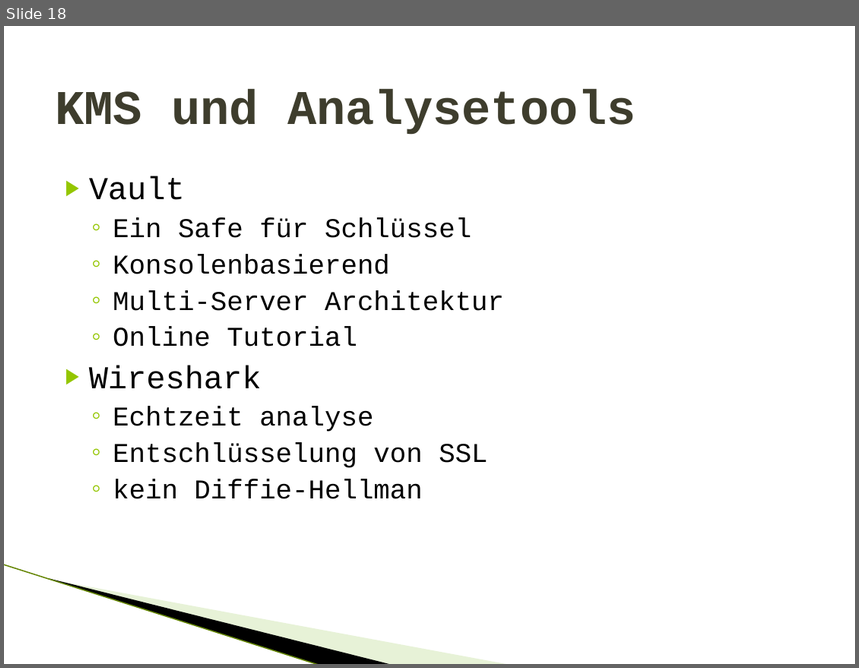
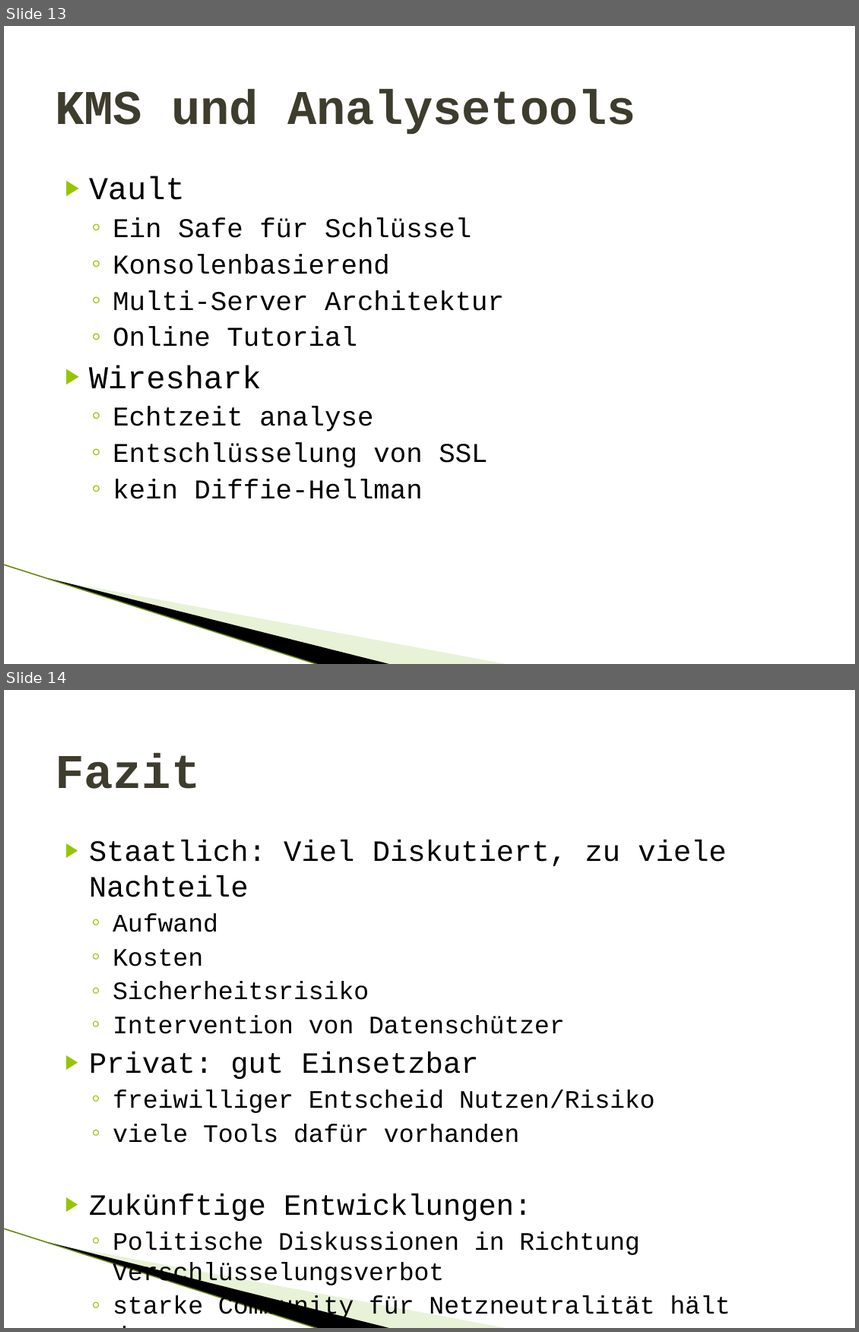
Before and after one commit to gnomengineer/Termpaper_KeyEscrow, a slide deck: presentation/Key Escrow.pptx. Shown one above the other, each under a label of ours: slide 18 before the commit, slides 13 and 14 after it. The pictures are 859x668 and 859x1332 pixels, drawn with LibreOffice and Linux fonts; fonts in the diff are those of the drawing; background and template pictures are left out. Boxes give left, top, right and bottom in pixels: in the first picture for what was removed or moved away, otherwise in the second. Text is boxed around its words. In the diff, an @@ line names an element or a change of style, - is before the commit and + after.

Commit message:
Added Fazit

```diff
--- a/presentation/Key Escrow.pptx
+++ b/presentation/Key Escrow.pptx
@@ slide 14 added at bbox=[4, 690, 855, 1328], background #FFFFFF; not listed: 3 template elements that a slide beside it also shows @@
@@ title added at bbox=[55, 753, 200, 789], 41 pt, text #3E3D2D, bold @@
+Fazit
@@ text added at bbox=[89, 840, 731, 1321], 21.3 pt, text #000000 @@
+▶ Staatlich: Viel Diskutiert, zu viele Nachteile
+  ◦ Aufwand
+  ◦ Kosten
+  ◦ Sicherheitsrisiko
+  ◦ Intervention von Datenschützer
+▶ Privat: gut Einsetzbar
+  ◦ freiwilliger Entscheid Nutzen/Risiko
+  ◦ viele Tools dafür vorhanden
+▶ Zukünftige Entwicklungen:
+  ◦ Politische Diskussionen in Richtung Verschlüsselungsverbot
+  ◦ starke Community für Netzneutralität hält dagegen
@@ what was slide 18 is now slide 13 @@
```
Also in this commit, not shown: 1 other slide added, 6 slides removed.
